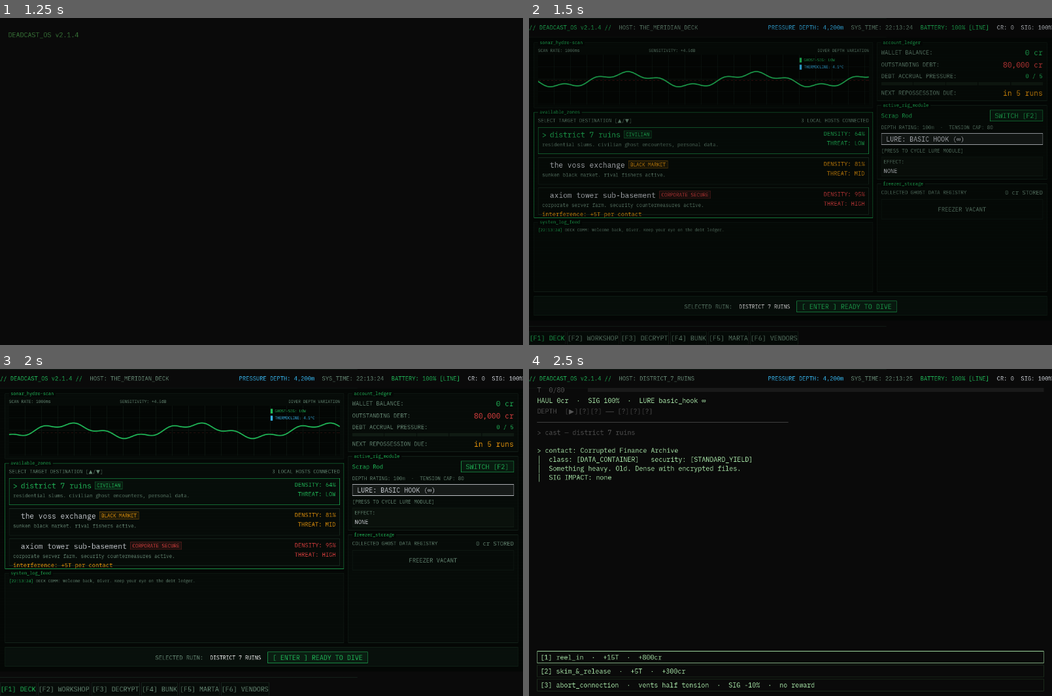
Above: before the commit, frames 1-4 (two rows, left to right).
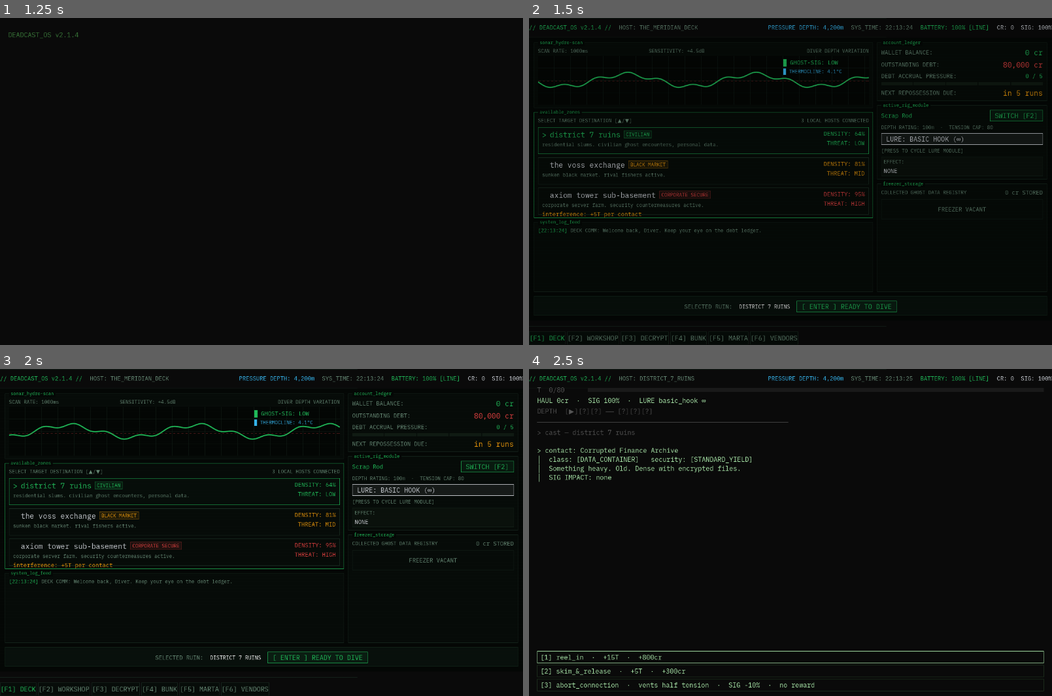
Above: after the commit, the same moments.

Repository: Teeohbee/deadcast
Game: Godot game, scene res://scenes/title_screen/TitleScreen.tscn
The game is run twice, just before and just after one commit, with the same random seed, the same clock (stepped at 60 frames per second) and the same inputs.
Inputs (mouse positions are in pixels of both pictures, inside the frame that each line leads up to):
- Up to frame 1 (1.25 s): click "new game" at 0.5 s
- Up to frame 2 (1.5 s): tap Enter at 1.25 s; move the mouse to (905, 165) at 1.27 s; hold E (tab_next) from 1.28 s (still down); click (905, 165) at 1.42 s
- Up to frame 3 (2 s): keep holding E (tab_next)
- Up to frame 4 (2.5 s): release E (tab_next) at 2 s; click "[ ENTER ] READY TO DIVE" at 2 s

Frame 1 is identical in both runs. In frame 2, 1.1% of the frame differs, in the area x 1-65%, y 9-66%; in frame 3, 1.2%; in frame 4, nothing differs.
Error in both runs: Assertion failed: UIController.initialize() must be called before navigate_to() (res://autoload/UIController.gd:30)

Commit message:
feat: set sonar/log feed to ambient tier, keep ghost-sig legible

Diff:
--- a/scenes/barge_hub/panels/log_feed_panel.gd
+++ b/scenes/barge_hub/panels/log_feed_panel.gd
@@ -27,7 +27,7 @@
 	_rtl.fit_content = false
 	_rtl.size_flags_vertical = Control.SIZE_EXPAND_FILL
 	_rtl.add_theme_color_override("default_color", DeckStyle.DIM)
-	_rtl.add_theme_font_size_override("normal_font_size", DeckStyle.FONT_SIZE_TINY)
+	_rtl.add_theme_font_size_override("normal_font_size", DeckStyle.SIZE_AMBIENT)
 	add_child(_rtl)
 
 	_timer = Timer.new()
--- a/scenes/barge_hub/panels/sonar_panel.gd
+++ b/scenes/barge_hub/panels/sonar_panel.gd
@@ -27,7 +27,7 @@
 		var l := Label.new()
 		l.text = text
 		l.size_flags_horizontal = Control.SIZE_EXPAND_FILL
-		DeckStyle.apply_label(l, DeckStyle.DIM, DeckStyle.FONT_SIZE_TINY)
+		DeckStyle.apply_label(l, DeckStyle.DIM, DeckStyle.SIZE_AMBIENT)
 		header.add_child(l)
 	(header.get_child(2) as Label).horizontal_alignment = HORIZONTAL_ALIGNMENT_RIGHT
 	root.add_child(header)
@@ -42,15 +42,15 @@
 
 	var legend := VBoxContainer.new()
 	legend.set_anchors_and_offsets_preset(Control.PRESET_TOP_RIGHT)
-	legend.offset_left = -170
+	legend.offset_left = -210
 	legend.offset_top = 6
 	legend.offset_right = -6
 	_sig_label = Label.new()
-	DeckStyle.apply_label(_sig_label, DeckStyle.TEXT, 9)
+	DeckStyle.apply_label(_sig_label, DeckStyle.TEXT, DeckStyle.SIZE_BODY)
 	legend.add_child(_sig_label)
 	var thermo := Label.new()
 	thermo.text = "█ THERMOCLINE: 4.1°C"
-	DeckStyle.apply_label(thermo, DeckStyle.SKY, 9)
+	DeckStyle.apply_label(thermo, DeckStyle.SKY, DeckStyle.SIZE_AMBIENT)
 	legend.add_child(thermo)
 	wave_holder.add_child(legend)
 
@@ -62,4 +62,4 @@
 	_wave.amplitude = params["amp"]
 	_wave.frequency = params["freq"]
 	_sig_label.text = "█ GHOST-SIG: %s" % params["sig"]
-	DeckStyle.apply_label(_sig_label, DeckStyle.tier_color(params["sig_tier"]), 9)
+	DeckStyle.apply_label(_sig_label, DeckStyle.tier_color(params["sig_tier"]), DeckStyle.SIZE_BODY)
--- a/tests/test_log_feed.gd
+++ b/tests/test_log_feed.gd
@@ -35,3 +35,7 @@
 	EventBus.zone_changed.emit("axiom")
 	assert_eq(p._lines.size(), before + 1)
 	assert_string_contains(p._lines[p._lines.size() - 1], "AXIOM")
+
+func test_feed_uses_ambient_floor() -> void:
+	var p := _make_panel()
+	assert_eq(p._rtl.get_theme_font_size("normal_font_size"), DeckStyle.SIZE_AMBIENT)
--- a/tests/test_sonar_panel.gd
+++ b/tests/test_sonar_panel.gd
@@ -26,3 +26,7 @@
 	assert_eq(p._wave.amplitude, 35.0)
 	assert_eq(p._wave.frequency, 0.04)
 	assert_string_contains(p._sig_label.text, "CRITICAL")
+
+func test_ghost_sig_uses_body_tier() -> void:
+	var p := _make_panel()
+	assert_eq(p._sig_label.get_theme_font_size("font_size"), DeckStyle.SIZE_BODY)
